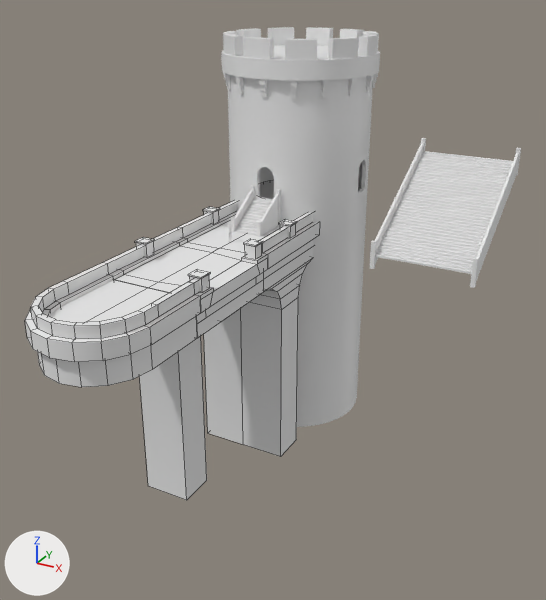
The Blender file Raw/scenario.blend as it was, and as the next commit left it.
The view is the same before and after, from a camera (50 mm lens) standing at (35.0, -59.0, 23.0) and looking at (5.6, -5.5, -3.7). Lighting does not change. The marker at lower left points along +X, +Y and +Z. Mesh edges are drawn as thin lines on the coarser meshes.

In view in the first picture: 'bridge_part_a', 'bridge_part_b', 'bridge_part_c', 'stairs_a', 'stairs_b', 'tower_a'.
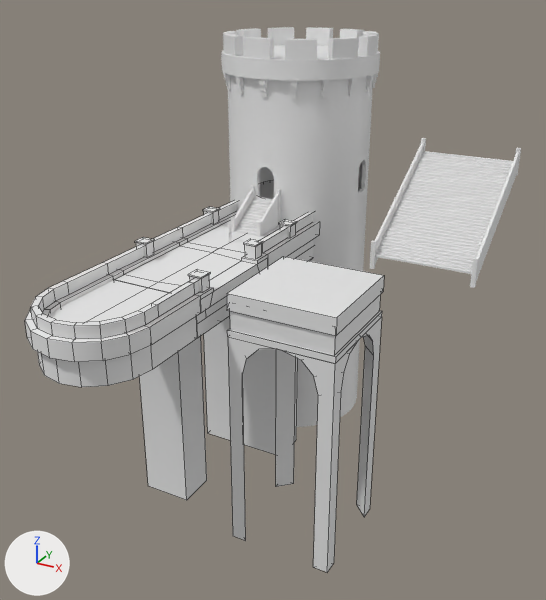
Boxes [x1, y1, x2, y2] around the edits, measured in the pictures (546 x 600 px):
'platform_a', added
    after: [227, 256, 384, 572]

The change, as a list of edits to the scene's bpy script:
```text
Add me_cube_006:
    me_cube_006.from_pydata(...)  # 68 vertices, 46 faces; spans x -4.6..4.6, y -4.6..4.6, z -23.3..0.0
    me_cube_006.polygons.foreach_set('use_smooth', [True] * 46)
Add ob_platform_a:
    ob_platform_a = bpy.data.objects.new('platform_a', me_cube_006)
    ob_platform_a.location = (10.99, -9.61, 0.32)
    _m = ob_platform_a.modifiers.new('EdgeSplit', 'EDGE_SPLIT')
    _m.split_angle = 0.656
```
